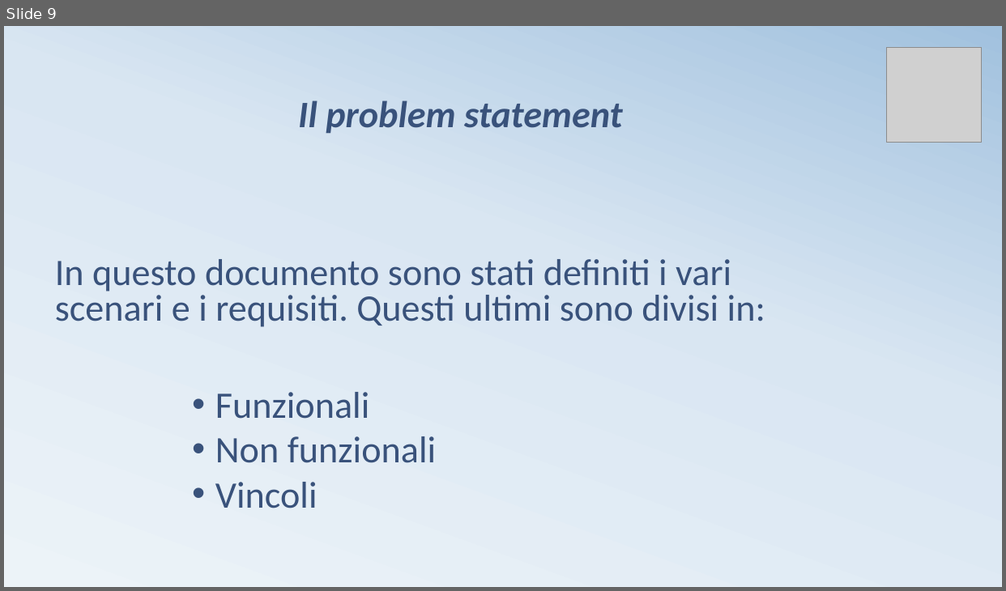
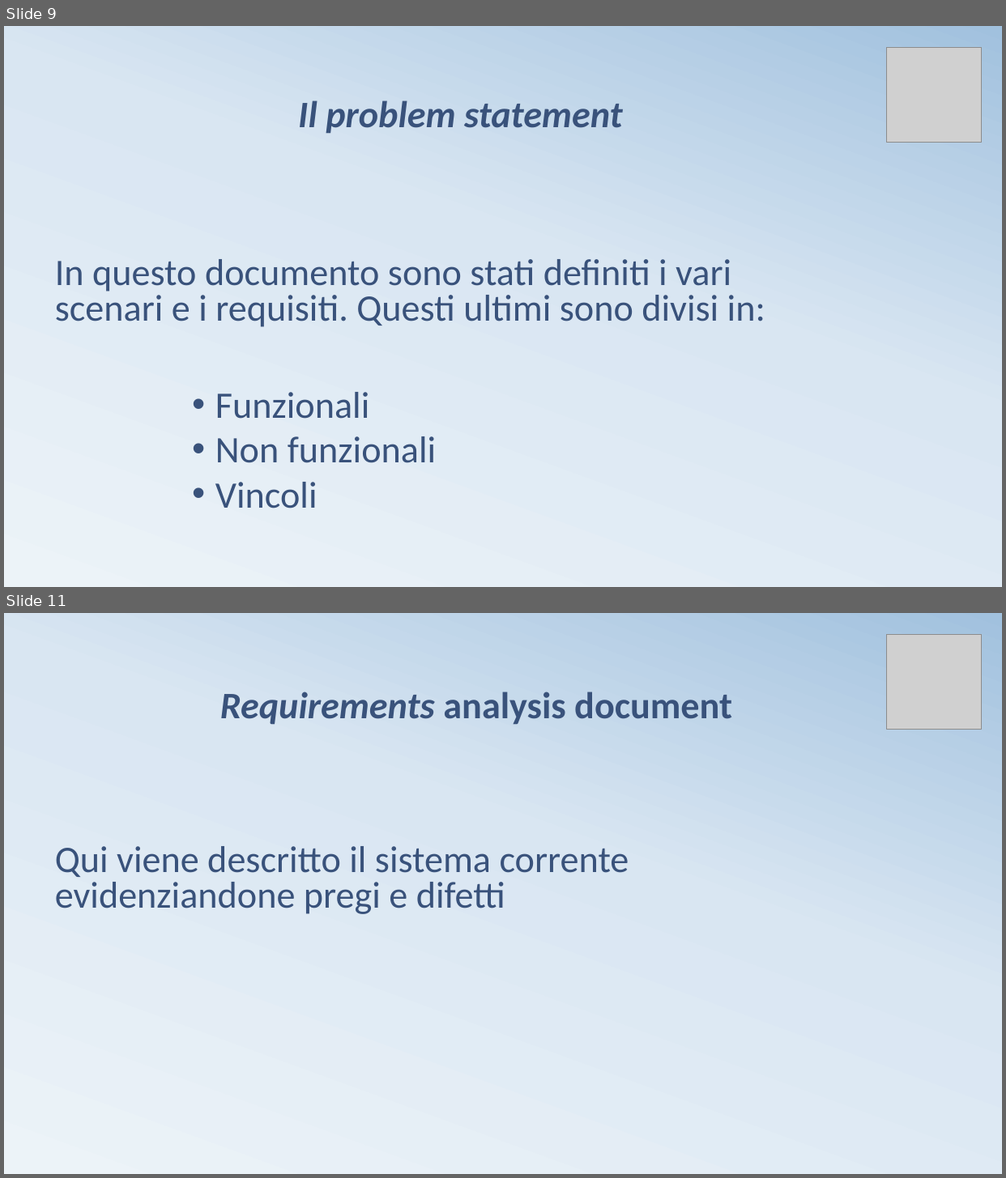
Before and after one commit to kekkox/Carcheck, a slide deck: Work product/Presentazione CarCheck.pptx. Shown one above the other, each under a label of ours: slide 9 before the commit, slides 9 and 11 after it; the slides between them are not shown. The pictures are 1006x591 and 1006x1178 pixels, drawn with LibreOffice and Linux fonts; fonts in the diff are those of the drawing; grey boxes stand for pictures. Boxes give left, top, right and bottom in pixels: in the first picture for what was removed or moved away, otherwise in the second. Text is boxed around its words. In the diff, an @@ line names an element or a change of style, - is before the commit and + after.

```diff
--- a/Work product/Presentazione CarCheck.pptx
+++ b/Work product/Presentazione CarCheck.pptx
@@ slide 11 added at (x1=4, y1=613, x2=1002, y2=1174), background gradient #ECF3F8 to #D9E6F2 to #A1C1DE @@
@@ picture added at (x1=886, y1=635, x2=981, y2=730) @@
@@ text added at (x1=220, y1=692, x2=732, y2=724), 36 pt, text #39527B, bold @@
+Requirements analysis document
@@ title added at (x1=55, y1=846, x2=629, y2=914), 36 pt, text #39527B @@
+Qui viene descritto il sistema corrente evidenziandone pregi e difetti
```
Also in this commit, not shown: 3 slides changed, 23 other slides added, 13 slides removed.
